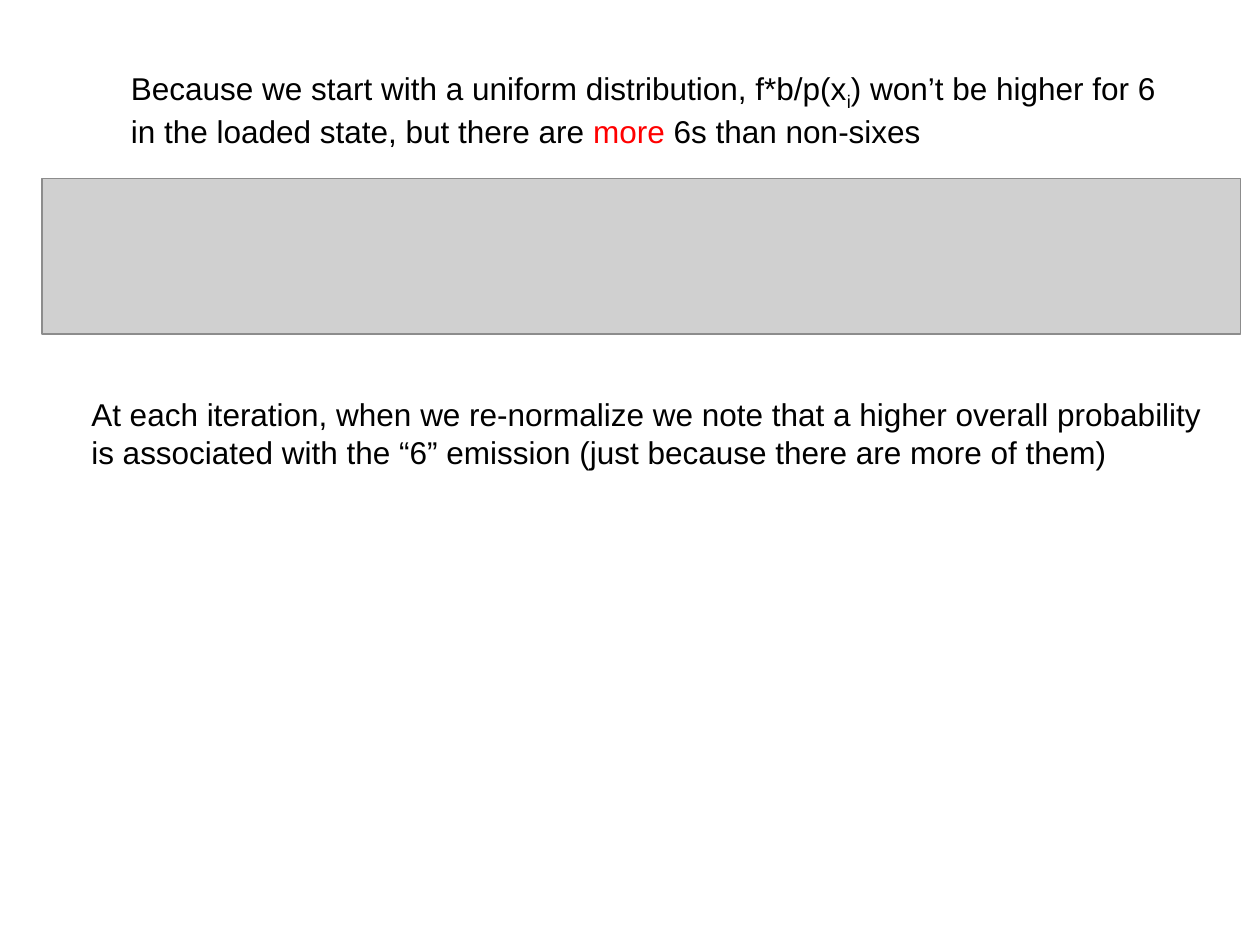
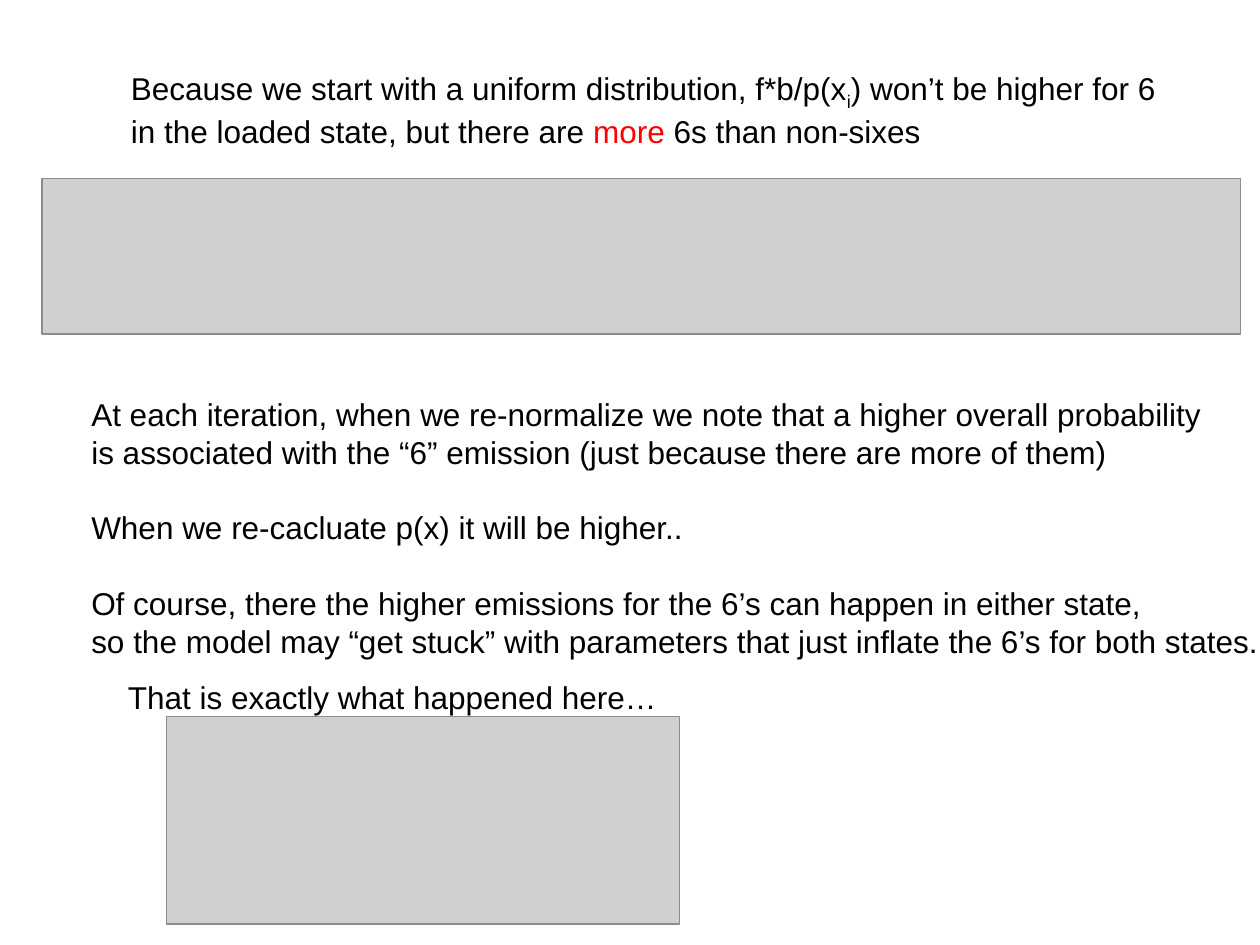
Before and after one commit to afodor/afodor.github.io, a slide deck: slide 32 of classes/stats2016/Lecture26.ppt. Drawn at 1260x945 pixels with LibreOffice and Linux fonts; fonts in the diff are those of the drawing; grey boxes stand for pictures. Boxes give left, top, right and bottom in pixels: in the first picture for what was removed or moved away, otherwise in the second. Text is boxed around its words. In the diff, an @@ line names an element or a change of style, - is before the commit and + after.

```diff
--- a/classes/stats2016/Lecture26.ppt
+++ b/classes/stats2016/Lecture26.ppt
@@ text at (91,516,1260,659): paragraphs added @@
+When we re-cacluate p(x) it will be higher..
+Of course, there the higher emissions for the 6’s can happen in either state,
+so the model may “get stuck” with parameters that just inflate the 6’s for both states..
@@ text added at (128,686,656,715), 18 pt, text #000000 @@
+That is exactly what happened here…
@@ picture added at (166,717,679,925) @@
```
Also in this commit, not shown: 1 other slide changed, 2 slides added.
